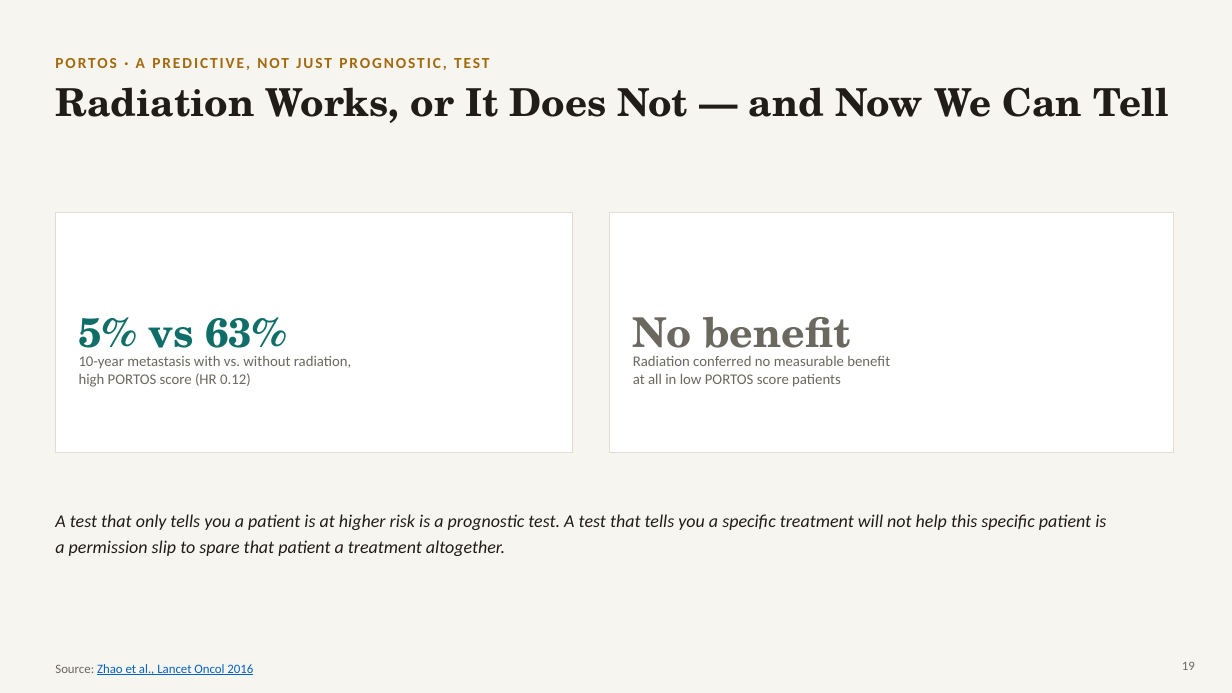
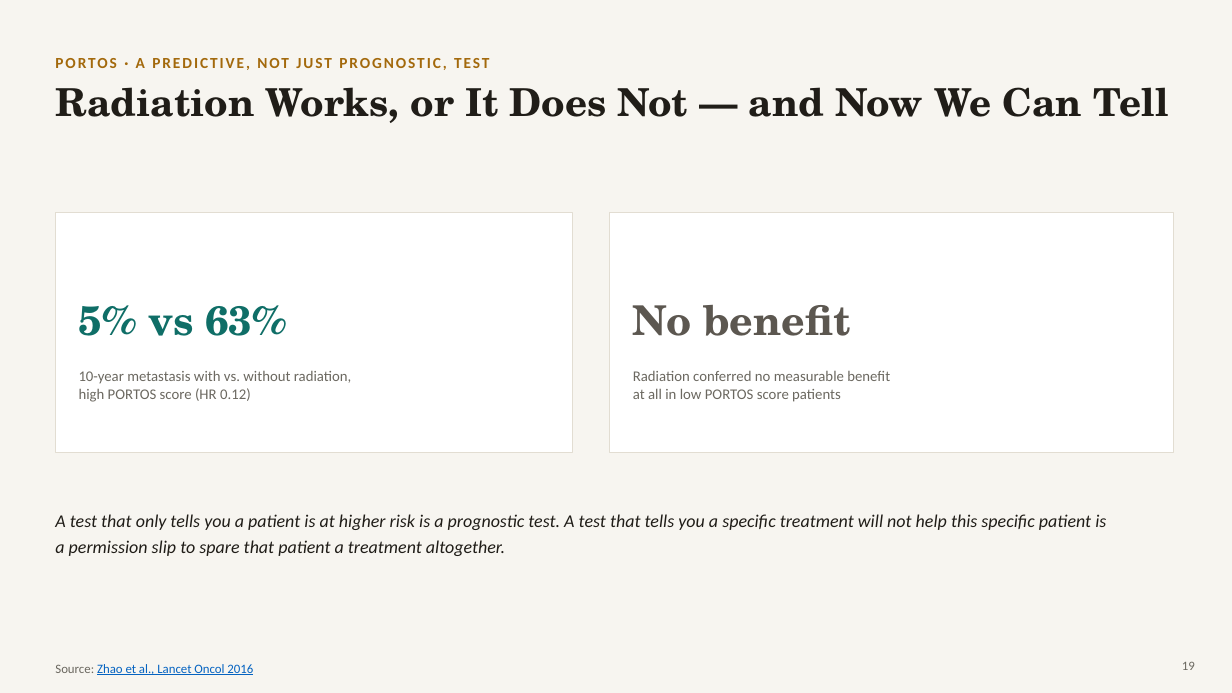
Before and after one commit to kpienta-cloud/FENG, a slide deck: slide 19 of slides/Transformative_Science_Feng_Keynote.pptx. Drawn at 1232x693 pixels with LibreOffice and Linux fonts; fonts in the diff are those of the drawing. Boxes give left, top, right and bottom in pixels: in the first picture for what was removed or moved away, otherwise in the second. Text is boxed around its words. In the diff, an @@ line names an element or a change of style, - is before the commit and + after.

Commit message:
Polish keynote deck: fix spacing, contrast, and knowledge-graph image after visual QA

```diff
--- a/slides/Transformative_Science_Feng_Keynote.pptx
+++ b/slides/Transformative_Science_Feng_Keynote.pptx
@@ text "5% vs 63%" rewrapped from bbox=[79, 317, 286, 360] to bbox=[79, 305, 286, 336] @@
@@ text "No benefit" at bbox=[633, 305, 851, 336]: text colour #6B6860 to #5C5750 @@
@@ text "10-year metastasis with vs. without ...": place and size @@
-text "10-year metastasis with vs. without ..." at bbox=[79, 355, 352, 387]
+text "10-year metastasis with vs. without ..." at bbox=[79, 370, 352, 402]
@@ text "Radiation conferred no measurable benefit": place and size @@
-text "Radiation conferred no measurable benefit" at bbox=[633, 356, 890, 387]
+text "Radiation conferred no measurable benefit" at bbox=[633, 371, 890, 402]
```
Also in this commit, not shown: 5 other slides changed.
